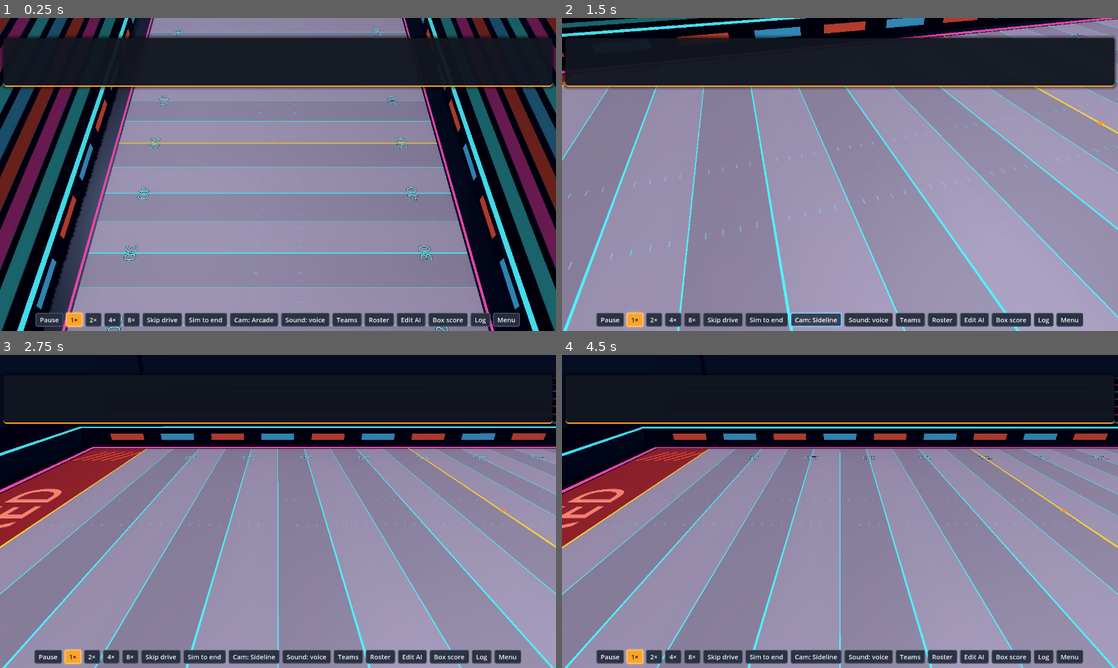
Above: before the commit, frames 1-4 (two rows, left to right).
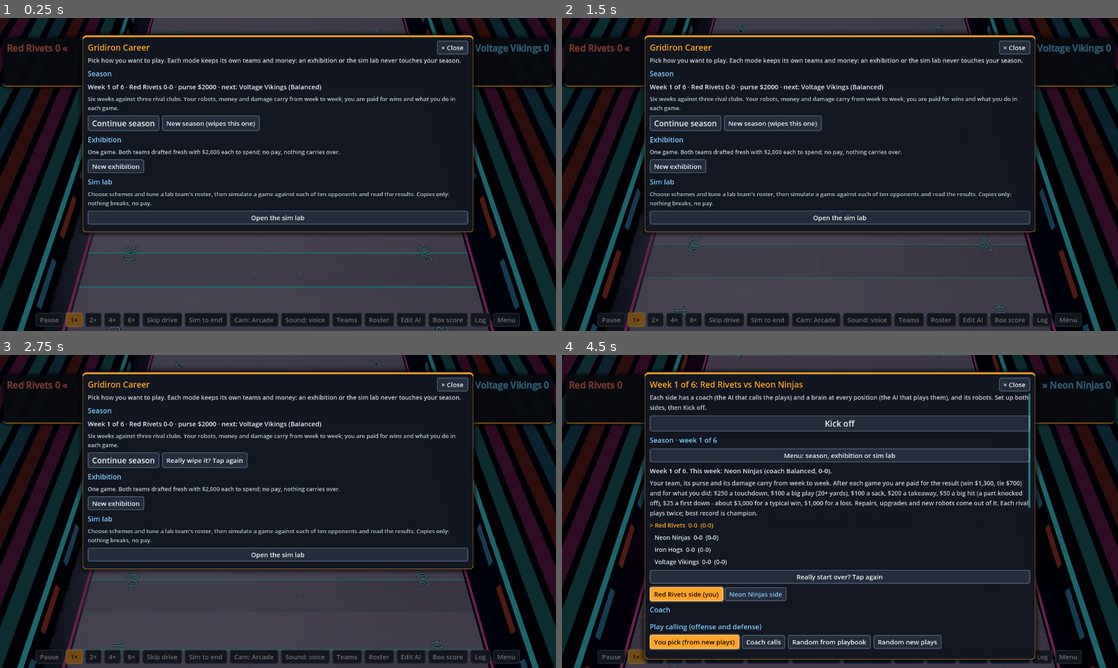
Above: after the commit, the same moments.

Repository: nathandunn/gridiron-career
Game: Godot game, scene res://scenes/Main.tscn
The game is run twice, just before and just after one commit, with the same random seed, the same clock (stepped at 60 frames per second) and the same inputs.
Inputs (mouse positions are in pixels of both pictures, inside the frame that each line leads up to):
- Up to frame 1 (0.25 s): no input
- Up to frame 2 (1.5 s): click "Cam: Arcade" at 0.5 s; click (817, 318) at 1.25 s, where only the run after the commit has a clickable "Cam: Arcade"
- Up to frame 3 (2.75 s): click (211, 461) at 2 s, where only the run after the commit has a clickable "New season (wipes this one)"
- Up to frame 4 (4.5 s): click (767, 461) at 2.75 s, where only the run after the commit has a clickable "Really wipe it? Tap again"; click (751, 401) at 3.5 s, where only the run after the commit has a clickable "Coach, brains and play calling"; click (840, 577) at 4.25 s, where only the run after the commit has a clickable "Start a new season"

The runs differ from the first frame. In frame 1, 72% of the frame differs, in the area x 0-100%, y 0-100%; in frame 2, 86%; in frame 3, 80%; in frame 4, 83%.
Error before the commit: Parse Error: Cannot infer the type of "mine" variable because the value doesn't have a set type. (res://scripts/career.gd:992)
Error after the commit: Out of bounds get index '0' (on base: 'Array') (res://scripts/team.gd:14)

Commit message:
Championship game fixes and test
Co-Authored-By: Claude Opus 5.5 <noreply@anthropic.com>
Claude-Session: https://claude.ai/code/session_01HmE9FLbeVRN99oMBHaGgc2

Diff:
--- a/scripts/career.gd
+++ b/scripts/career.gd
@@ -989,8 +989,8 @@
 	var wk := int(sn["week"])
 	if wk > WEEKS:
 		# the championship game: no draws - a tie goes to overtime
-		var mine := g.score[0]
-		var theirs := g.score[1]
+		var mine: int = g.score[0]
+		var theirs: int = g.score[1]
 		var ot := ""
 		if mine == theirs:
 			var w := _overtime(-1, int(sn["opp"]))
--- /dev/null
+++ b/tests/final_test.gd
@@ -0,0 +1,21 @@
+extends SceneTree
+## The championship game: you are top of the table after six weeks, so you play it.
+func _init() -> void:
+	DirAccess.remove_absolute(ProjectSettings.globalize_path(Career.PATH))
+	Career.loaded = false
+	Career.ensure()
+	var sn := Career.season()
+	sn["week"] = Career.WEEKS
+	Career._set_opponent()
+	sn["you"]["w"] = 9
+	var g := Batch.play_game(Team.build(0, "Balanced"), Team.build(1, Career.opponent_coach()), 120.0, 3)
+	print(Career.finish_week(g))
+	assert(Career.is_final())
+	print("label ", Career.week_label(), " badge ", Career.mode_badge(), " opp ", Career.opponent_name())
+	var g2 := Batch.play_game(Team.build(0, "Balanced"), Team.build(1, Career.opponent_coach()), 120.0, 4)
+	print("final ", g2.score, " ", Career.finish_week(g2))
+	assert(Career.season_over())
+	print("champion ", Career.season()["champion"], " / over: ", Career.week_label())
+	print("OK")
+	DirAccess.remove_absolute(ProjectSettings.globalize_path(Career.PATH))
+	quit()
